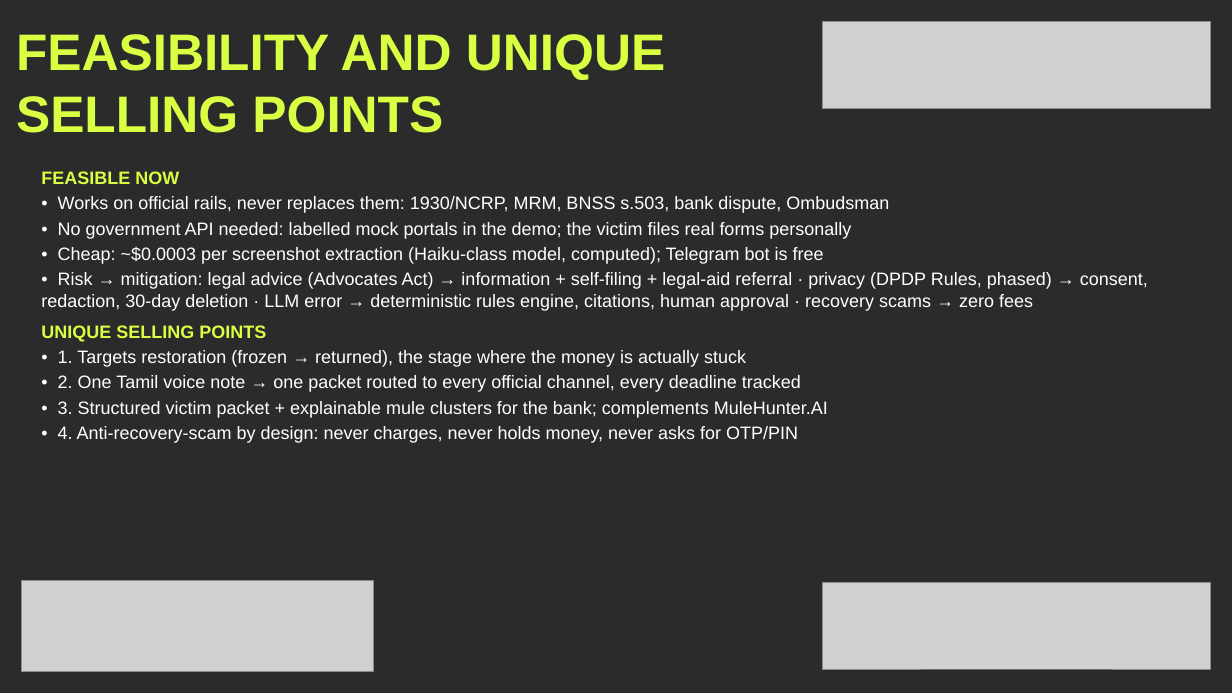
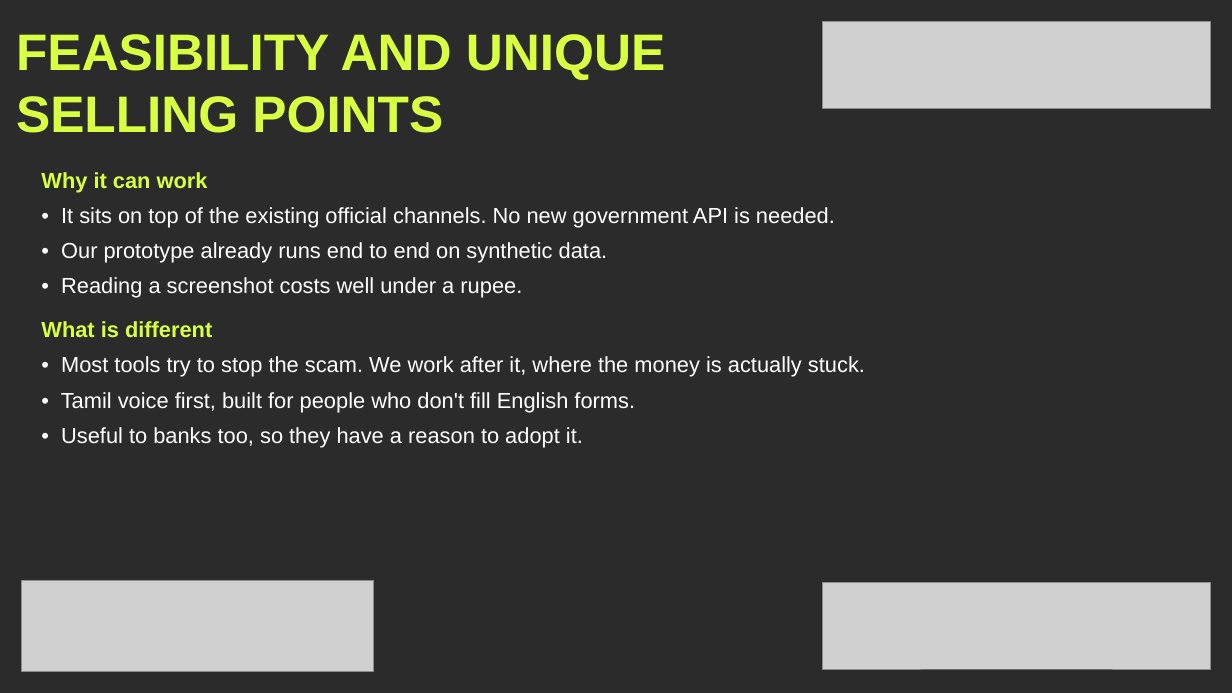
Before and after one commit to mahak867/Golden-Hour, a slide deck: slide 5 of deck/GoldenHour_KHacks4_Submission.pptx. Drawn at 1232x693 pixels with LibreOffice and Linux fonts; fonts in the diff are those of the drawing; grey boxes stand for pictures; background and template pictures are left out; a plain dark background stands for a picture behind light text. Boxes give left, top, right and bottom in pixels: in the first picture for what was removed or moved away, otherwise in the second. Text is boxed around its words. In the diff, an @@ line names an element or a change of style, - is before the commit and + after.

```diff
--- a/deck/GoldenHour_KHacks4_Submission.pptx
+++ b/deck/GoldenHour_KHacks4_Submission.pptx
@@ text at [41, 172, 865, 448]: text changed; size 14 to 17 pt @@
-FEASIBLE NOW
-• Works on official rails, never replaces them: 1930/NCRP, MRM, BNSS s.503, bank dispute, Ombudsman
-• No government API needed: labelled mock portals in the demo; the victim files real forms personally
-• Cheap: ~$0.0003 per screenshot extraction (Haiku-class model, computed); Telegram bot is free
-• Risk → mitigation: legal advice (Advocates Act) → information + self-filing + legal-aid referral · privacy (DPDP Rules, phased) → consent, redaction, 30-day deletion · LLM error → deterministic rules engine, citations, human approval · recovery scams → zero fees
-UNIQUE SELLING POINTS
-• 1. Targets restoration (frozen → returned), the stage where the money is actually stuck
-• 2. One Tamil voice note → one packet routed to every official channel, every deadline tracked
-• 3. Structured victim packet + explainable mule clusters for the bank; complements MuleHunter.AI
-• 4. Anti-recovery-scam by design: never charges, never holds money, never asks for OTP/PIN
+Why it can work
+• It sits on top of the existing official channels. No new government API is needed.
+• Our prototype already runs end to end on synthetic data.
+• Reading a screenshot costs well under a rupee.
+What is different
+• Most tools try to stop the scam. We work after it, where the money is actually stuck.
+• Tamil voice first, built for people who don't fill English forms.
+• Useful to banks too, so they have a reason to adopt it.
```
Also in this commit, not shown: 5 other slides changed, 6 other files.
